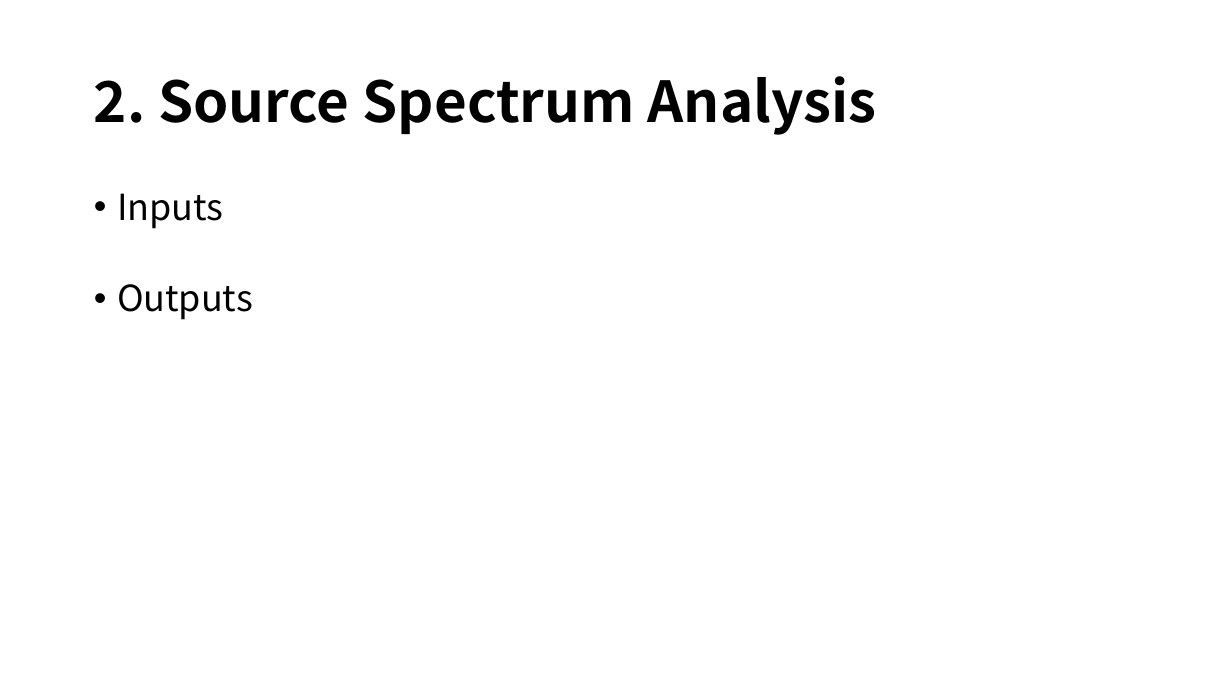
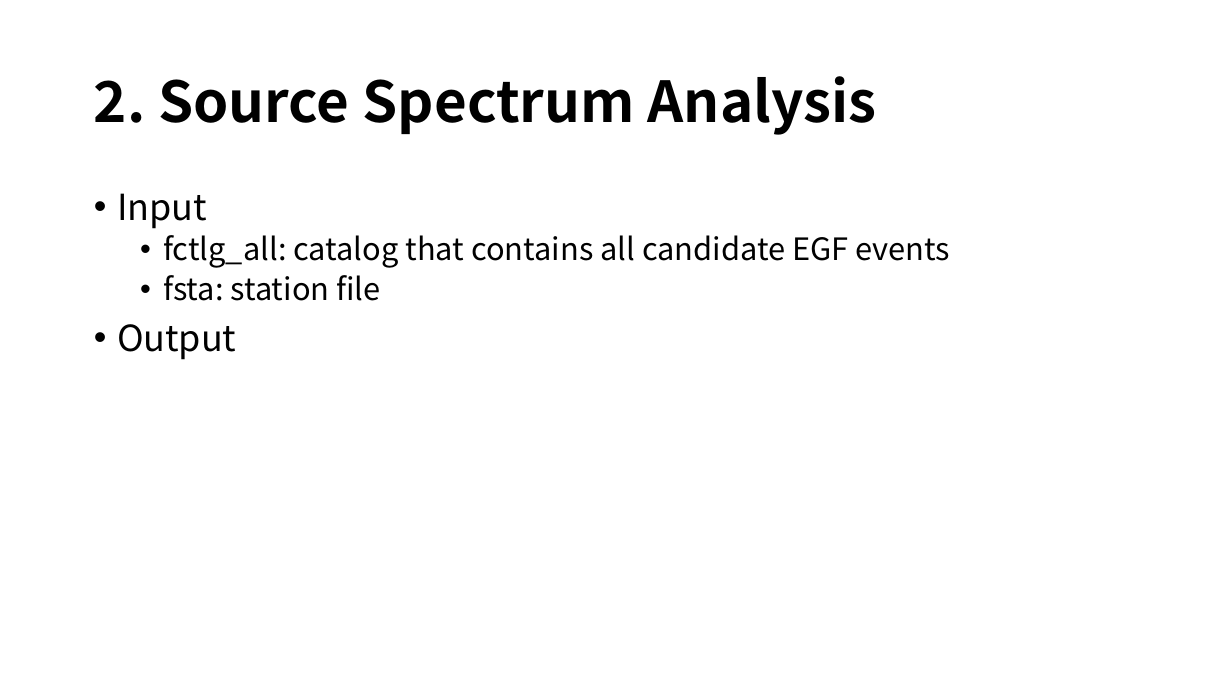
Before and after one commit to YijianZhou/Manual-Analysis-Helper, a slide deck: slide 5 of doc/MAH_Workflow.pptx (slide 4 before the commit). Drawn at 1232x693 pixels with LibreOffice and Linux fonts; fonts in the diff are those of the drawing. Boxes give left, top, right and bottom in pixels: in the first picture for what was removed or moved away, otherwise in the second. Text is boxed around its words. In the diff, an @@ line names an element or a change of style, - is before the commit and + after.

```diff
--- a/doc/MAH_Workflow.pptx
+++ b/doc/MAH_Workflow.pptx
@@ text at <box>117,193,951,360</box>: text changed; size 28 to 24 pt @@
-• Inputs
-• Outputs
+• Input
+  • fctlg_all: catalog that contains all candidate EGF events
+  • fsta: station file
+• Output
```
Also in this commit, not shown: 2 other slides changed, 3 slides added.
